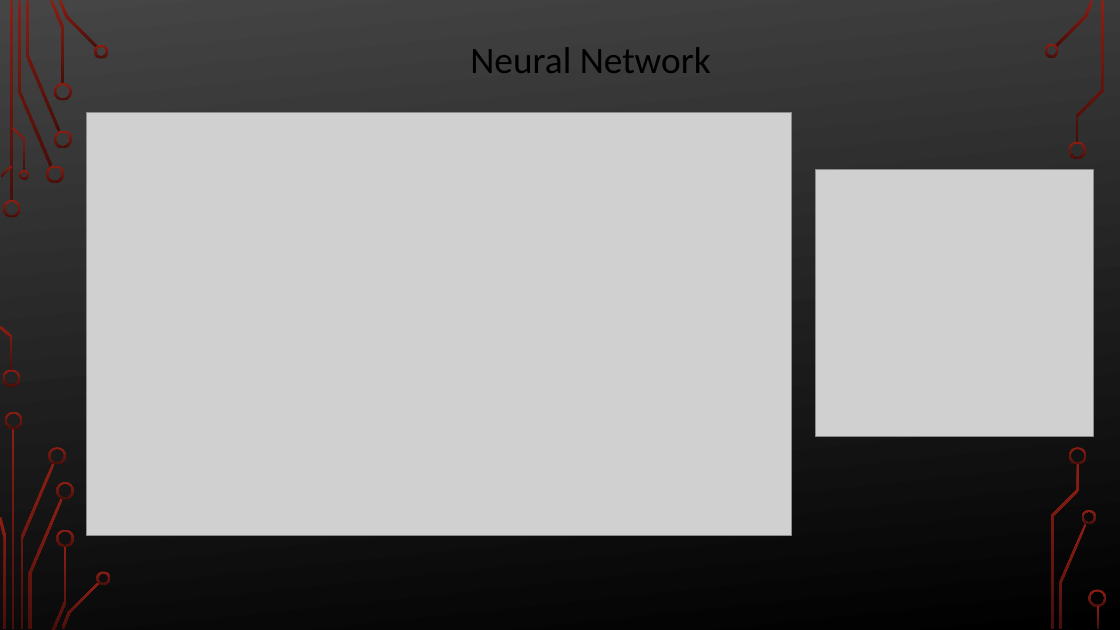
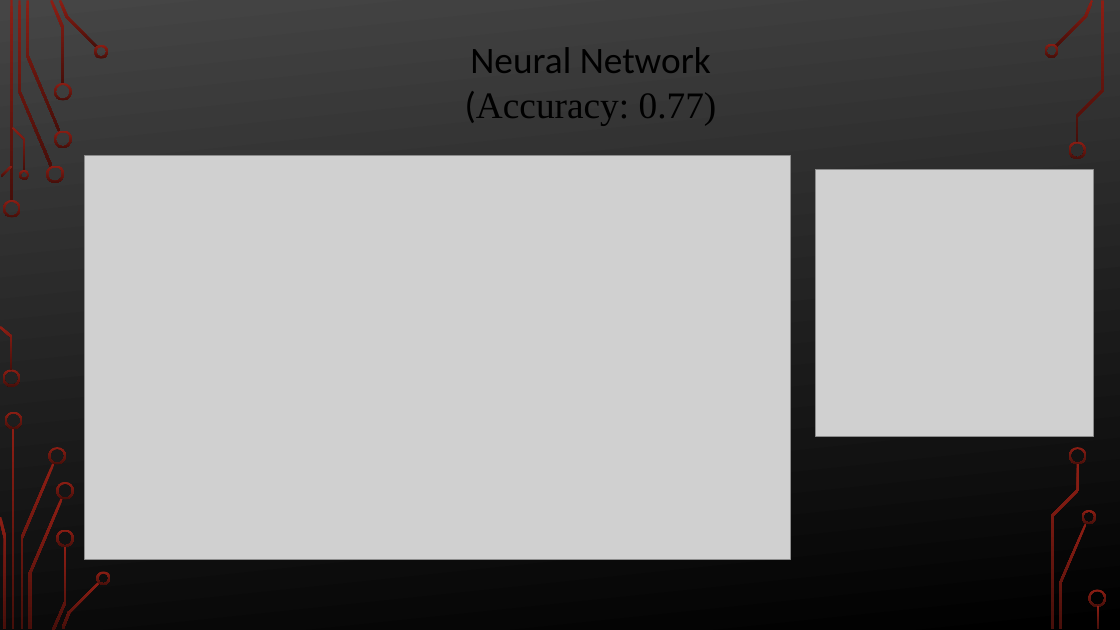
Before and after one commit to CSUN-MS-BANA/culminating-project-group-9, a slide deck: slide 16 of The Impact of Economic Indicators on National Income.pptx. Drawn at 1120x630 pixels with LibreOffice and Linux fonts; fonts in the diff are those of the drawing; grey boxes stand for pictures; background and template pictures are left out. Boxes give left, top, right and bottom in pixels: in the first picture for what was removed or moved away, otherwise in the second. Text is boxed around its words. In the diff, an @@ line names an element or a change of style, - is before the commit and + after.

```diff
--- a/The Impact of Economic Indicators on National Income.pptx
+++ b/The Impact of Economic Indicators on National Income.pptx
@@ text at (x1=465, y1=91, x2=717, y2=126): paragraph added @@
+(Accuracy: 0.77)
@@ picture resized from (x1=87, y1=112, x2=792, y2=535) to (x1=85, y1=155, x2=791, y2=560) @@
```
Also in this commit, not shown: 5 other slides changed, 1 slide added.
